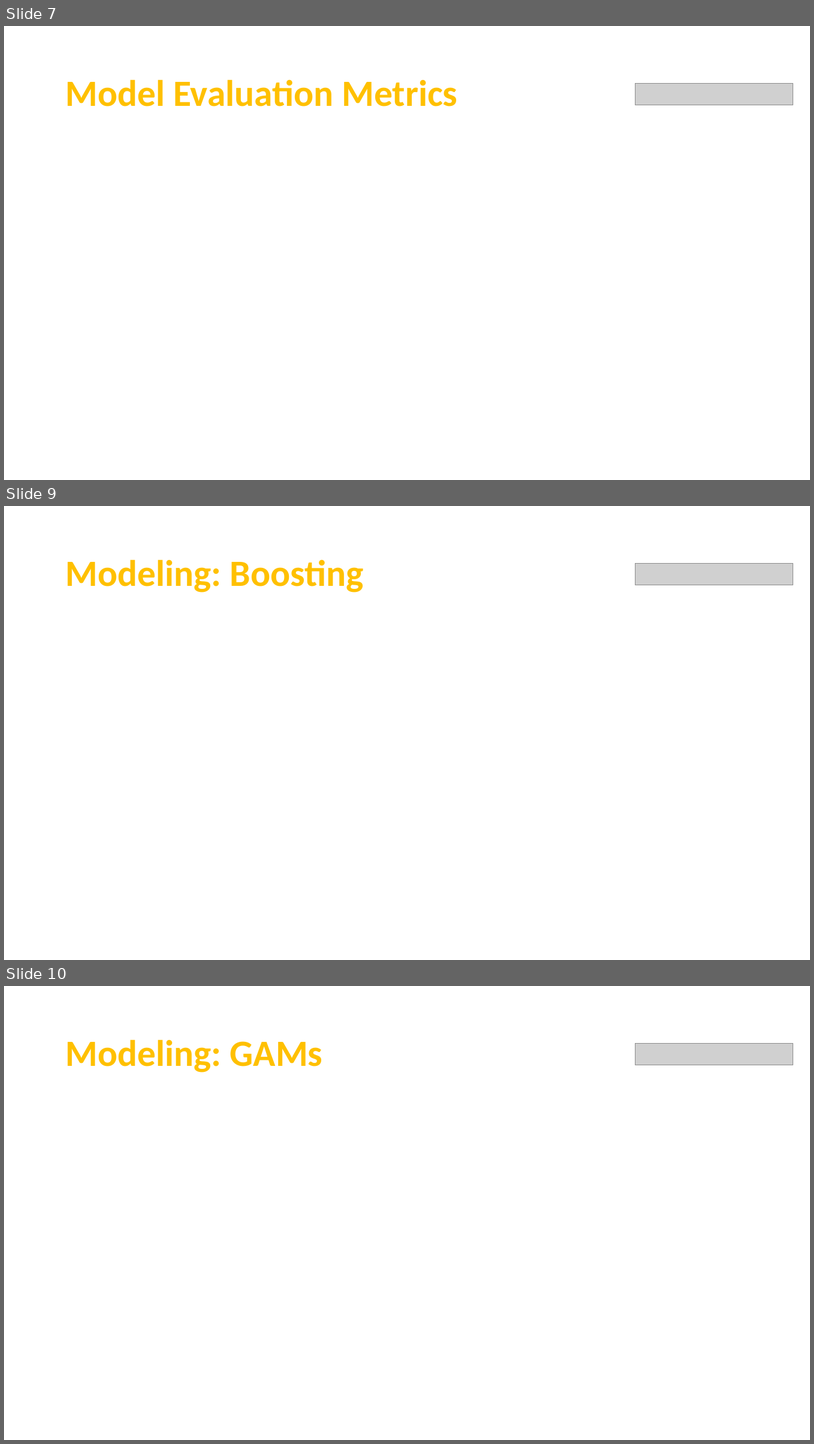
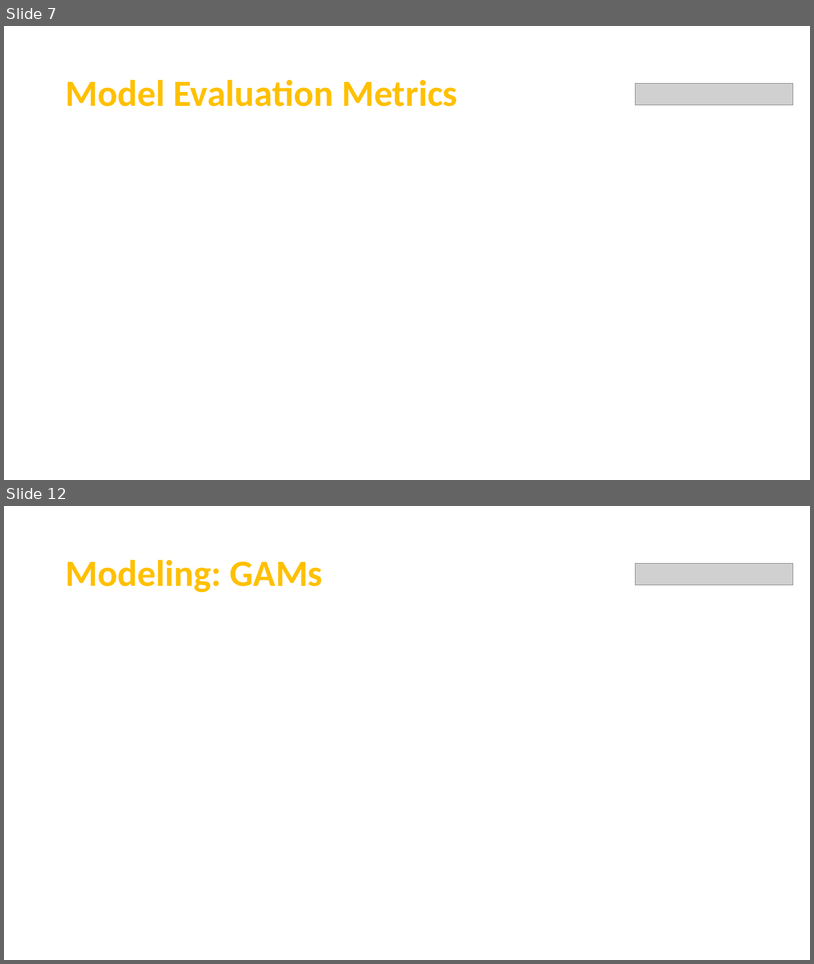
Before and after one commit to Team7-MSBA/Machine-Learning-Final-Project, a slide deck: FinalPresentation.pptx. Shown one above the other, each under a label of ours: slides 7, 9 and 10 before the commit, slides 7 and 12 after it; the slides between them are not shown. The pictures are 814x1444 and 814x964 pixels, drawn with LibreOffice and Linux fonts; fonts in the diff are those of the drawing; grey boxes stand for pictures. Boxes give left, top, right and bottom in pixels: in the first picture for what was removed or moved away, otherwise in the second. Text is boxed around its words. In the diff, an @@ line names an element or a change of style, - is before the commit and + after.

```diff
--- a/FinalPresentation.pptx
+++ b/FinalPresentation.pptx
@@ slide 9 removed at box(4, 506, 810, 960), background #000000 @@
@@ rectangle removed at box(4, 506, 810, 618) @@
@@ title removed at box(65, 559, 364, 592) @@
-Modeling: Boosting
@@ picture removed at box(636, 564, 794, 585) @@
@@ rectangle removed at box(4, 618, 810, 960) @@
@@ what was slide 10 is now slide 12 @@
```
Also in this commit, not shown: 1 slide changed, 3 slides added.
